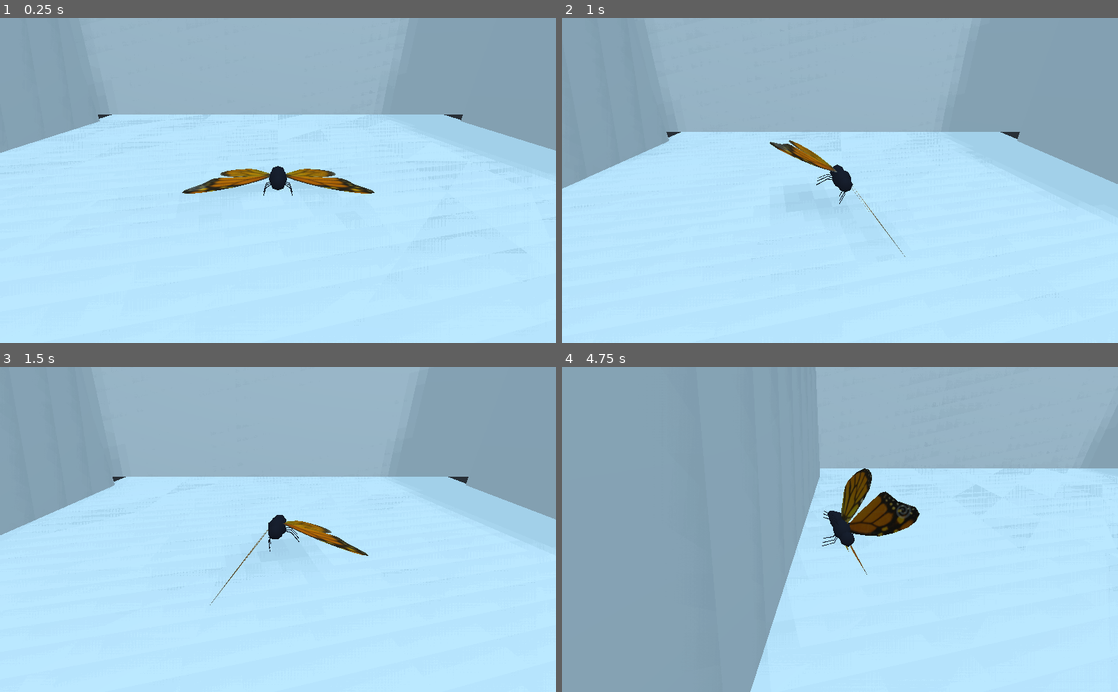
Above: before the commit, frames 1-4 (two rows, left to right).
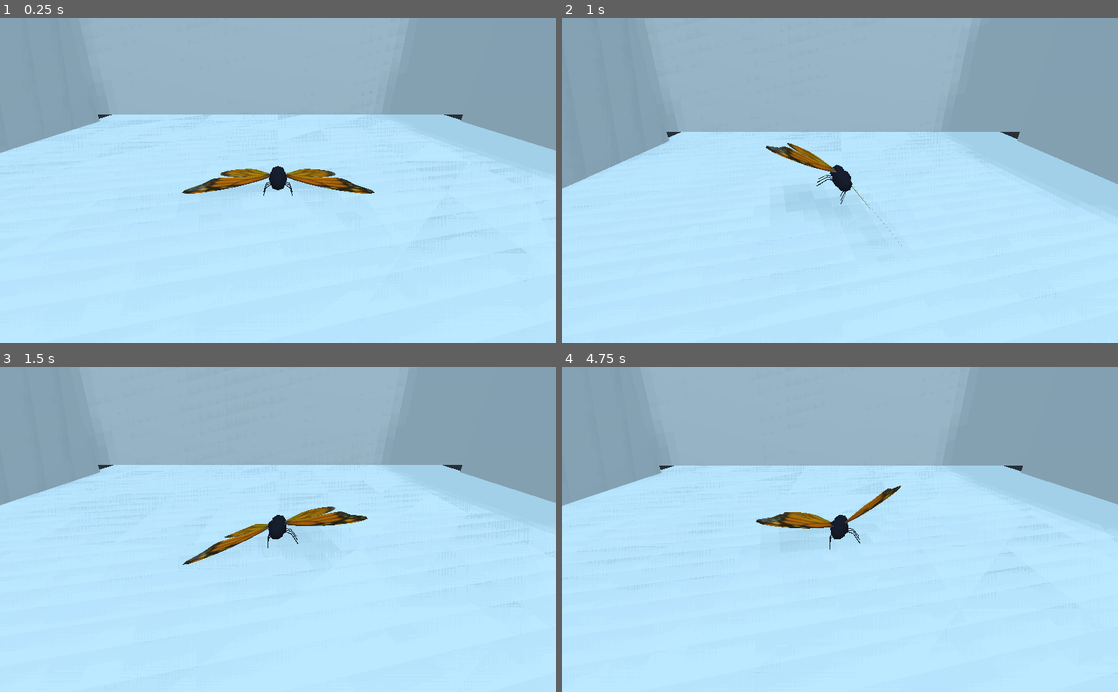
Above: after the commit, the same moments.

Repository: joshbarlow/bug-game
Game: Godot game, scene res://base.tscn
Two runs of this game, one before a commit and one after it. Both use one fixed random seed, a clock stepped at 60 frames per second and the inputs below.
Inputs:
- Up to frame 1 (0.25 s): no input
- Up to frame 2 (1 s): tap Enter (ui_accept) at 0.5, 0.77 s; hold Right (ui_right) from 0.53 s (still down)
- Up to frame 3 (1.5 s): tap Enter (ui_accept) at 1.07 s; release Right (ui_right) at 1.28 s; hold Left (ui_left) from 1.28 s (still down)
- Up to frame 4 (4.75 s): tap Enter (ui_accept) at 1.52, 1.82, 3.02, 3.32, 3.77, 4.07, 4.52 s; release Left (ui_left) at 2.03 s; hold Right (ui_right) 2.03-3.53 s; hold Left (ui_left) from 3.53 s (still down)

Frame 1 is identical in both runs. In frame 2, 0.5% of the frame differs, in the area x 36-62%, y 37-74%; in frame 3, 6.0%; in frame 4, 30%, in the area x 0-100%, y 0-100%.

Commit message:
updated controls

Diff:
--- a/bug-game/Camera.gd
+++ b/bug-game/Camera.gd
@@ -4,10 +4,10 @@
 
 # Called when the node enters the scene tree for the first time.
 func _ready():
-	mothNode = get_node("../RigidBody/Position3D").get_global_transform()
+	mothNode = get_node("../ButterflyCharacter/Position3D").get_global_transform()
 	print(mothNode)
 # Called every frame. 'delta' is the elapsed time since the previous frame.
 func _process(delta):
-	mothNode = get_node("../RigidBody/Position3D").get_global_transform()
+	mothNode = get_node("../ButterflyCharacter/Position3D").get_global_transform()
 	self.translation = (mothNode.origin + Vector3(0,3,6))
 	pass
--- a/bug-game/RigidBody.gd
+++ b/bug-game/RigidBody.gd
@@ -26,6 +26,7 @@
 	self.set_axis_lock(PhysicsServer.BODY_AXIS_LINEAR_Z, true)
 	self.set_axis_lock(PhysicsServer.BODY_AXIS_ANGULAR_X, true)
 	self.set_axis_lock(PhysicsServer.BODY_AXIS_ANGULAR_Y, true)
+	self.set_angular_damp(1)
 	timer = Timer.new()
 	timer.set_one_shot(true)
 	timer.set_wait_time(flapDelay)
@@ -46,6 +47,11 @@
 func on_timer_2_complete():
 	canFlap = true
 
+func checkUpsideDown():
+	if (self.transform.basis.y.y < -0.99):
+		get_tree().reload_current_scene()
+
 func _process(delta):
 	#velocity += gravity * delta
 	get_input(delta)
+	checkUpsideDown()
--- a/bug-game/base.tscn
+++ b/bug-game/base.tscn
@@ -11,19 +11,22 @@
 [sub_resource type="BoxShape" id=11]
 extents = Vector3( 13.3192, 1, 12.3238 )
 
+[sub_resource type="BoxShape" id=12]
+extents = Vector3( 11.5186, 32.572, 10.1391 )
+
 [node name="Spatial" type="Spatial"]
 
-[node name="RigidBody" type="RigidBody" parent="."]
+[node name="ButterflyCharacter" type="RigidBody" parent="."]
 transform = Transform( 1, 0, 0, 0, 1, 0, 0, 0, 1, 0, 0.627614, 0 )
 script = ExtResource( 2 )
 
-[node name="CollisionShape" type="CollisionShape" parent="RigidBody"]
+[node name="CollisionShape" type="CollisionShape" parent="ButterflyCharacter"]
 transform = Transform( 0.546917, 0, 0, 0, 0.458149, 0, 0, 0, 0.8, 0, 0.0405842, 0 )
 shape = SubResource( 1 )
 
-[node name="Position3D" type="Position3D" parent="RigidBody"]
+[node name="Position3D" type="Position3D" parent="ButterflyCharacter"]
 
-[node name="butterfly_anim" parent="RigidBody" instance=ExtResource( 3 )]
+[node name="butterfly_anim" parent="ButterflyCharacter" instance=ExtResource( 3 )]
 transform = Transform( 1, 0, 0, 0, 1, 0, 0, 0, 1, 0, -0.486729, 0 )
 
 [node name="Camera" type="Camera" parent="."]
@@ -47,6 +50,10 @@
 
 [node name="environment_v002" parent="environment" instance=ExtResource( 5 )]
 
+[node name="CollisionShape2" type="CollisionShape" parent="environment"]
+transform = Transform( 1, 0, 0, 0, 1, 0, 0, 0, 1, -23.457, 18.6043, 0 )
+shape = SubResource( 12 )
+
 [node name="OmniLight" type="OmniLight" parent="."]
 transform = Transform( 0.967374, -0.109044, 0.228685, -0.0880388, 0.701703, 0.707009, -0.237564, -0.704075, 0.669209, 24.1635, 87.5239, 62.7024 )
 visible = false
Not shown: 1 places in bug-game/base.tscn that only renumber resources
